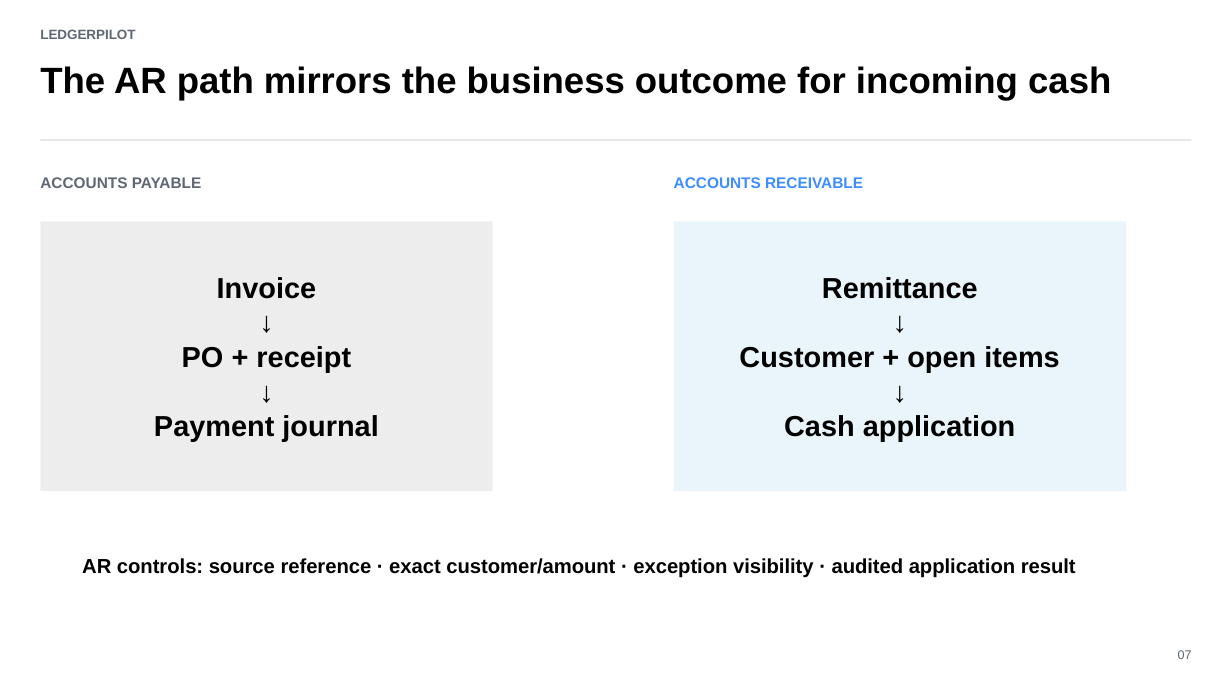
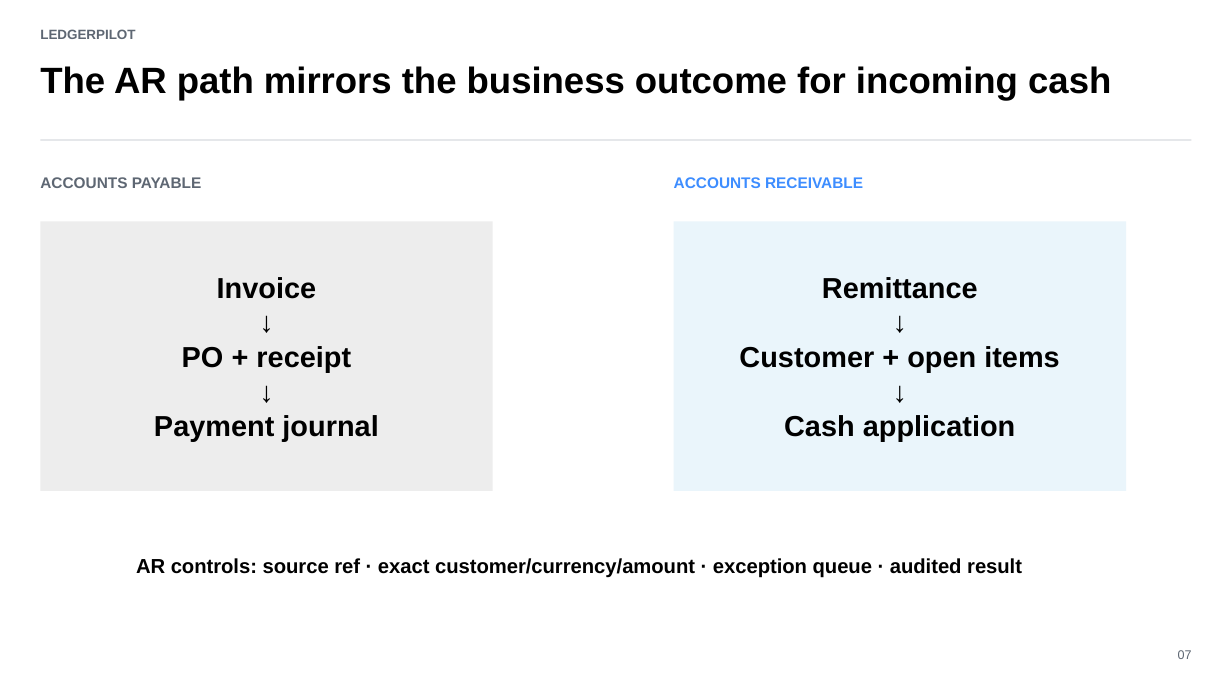
Before and after one commit to saifs1315/Agentic-Invoice-to-Payment, a slide deck: slide 7 of presentation/LedgerPilot_Assignment_Deck.pptx. Drawn at 1232x693 pixels with LibreOffice and Linux fonts; fonts in the diff are those of the drawing. Boxes give left, top, right and bottom in pixels: in the first picture for what was removed or moved away, otherwise in the second. Text is boxed around its words. In the diff, an @@ line names an element or a change of style, - is before the commit and + after.

Commit message:
Enforce AR currency matching

```diff
--- a/presentation/LedgerPilot_Assignment_Deck.pptx
+++ b/presentation/LedgerPilot_Assignment_Deck.pptx
@@ text at [136,558,1022,578]: text changed @@
-AR controls: source reference · exact customer/amount · exception visibility · audited application result
+AR controls: source ref · exact customer/currency/amount · exception queue · audited result
```
Also in this commit, not shown: 1 other slide changed, 10 other files.
